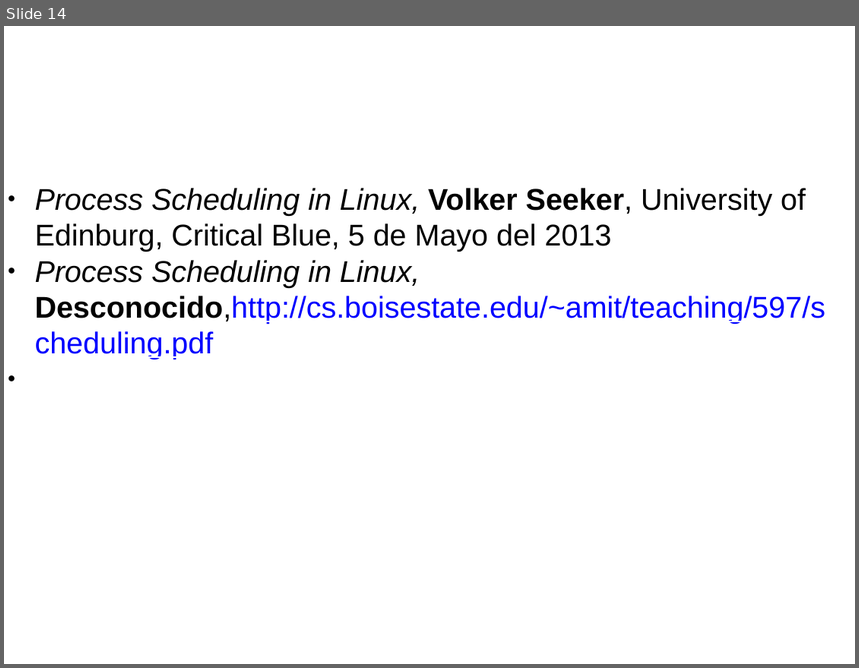
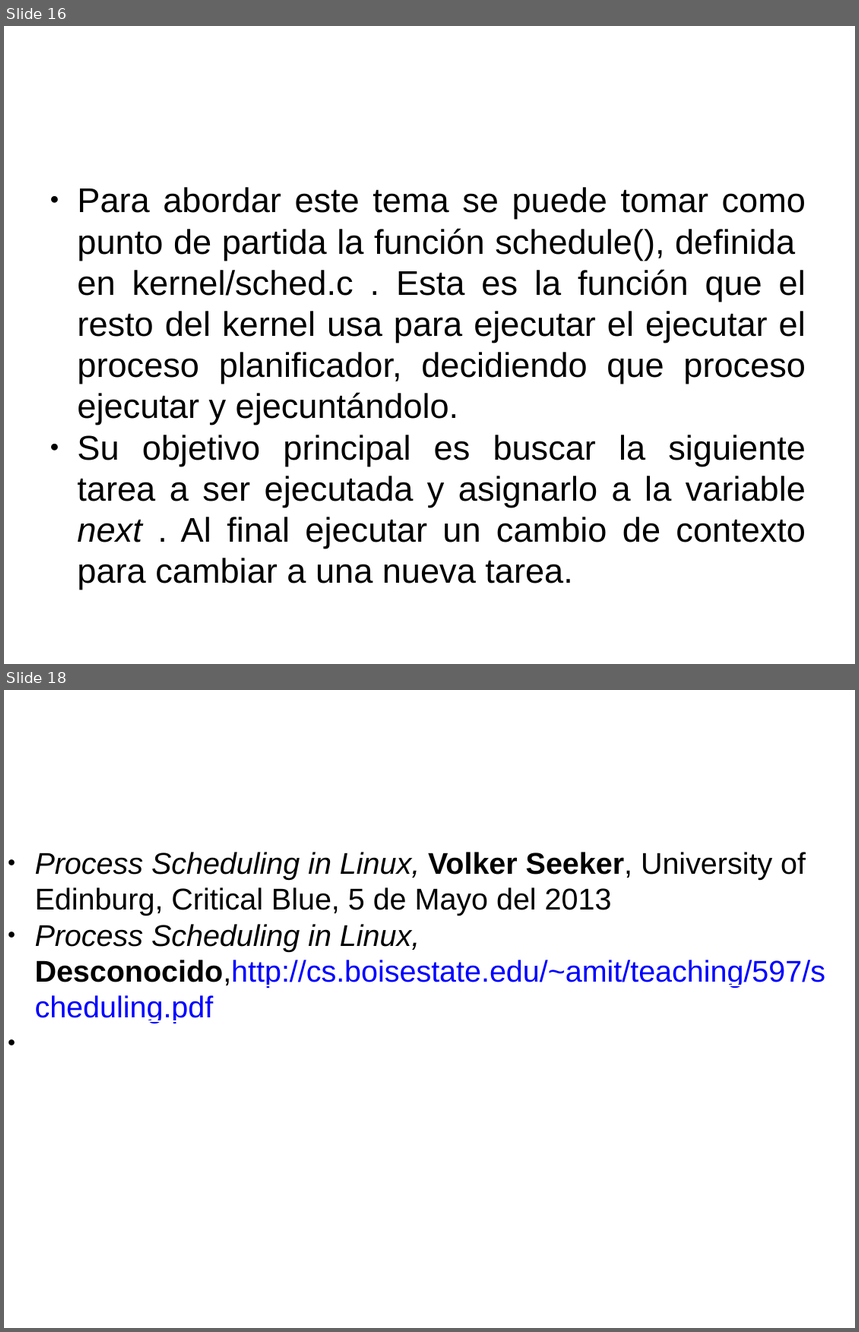
Before and after one commit to gwolf/clase-sistop-2017-01, a slide deck: exposiciones/planificadorCFS/planificadorCFS.pptx. Shown one above the other, each under a label of ours: slide 14 before the commit, slides 16 and 18 after it; the slides between them are not shown. The pictures are 859x668 and 859x1332 pixels, drawn with LibreOffice and Linux fonts; fonts in the diff are those of the drawing; background and template pictures are left out. Boxes give left, top, right and bottom in pixels: in the first picture for what was removed or moved away, otherwise in the second. Text is boxed around its words. In the diff, an @@ line names an element or a change of style, - is before the commit and + after.

```diff
--- a/exposiciones/planificadorCFS/planificadorCFS.pptx
+++ b/exposiciones/planificadorCFS/planificadorCFS.pptx
@@ slide 16 added at (4, 26, 855, 664), background #FFFFFF @@
@@ text added at (77, 187, 806, 590), 32 pt, text #000000 @@
+● Para abordar este tema se puede tomar como punto de partida la función schedule(), definida en kernel/sched.c . Esta es la función que el resto del kernel usa para ejecutar el ejecutar el proceso planificador, decidiendo que proceso ejecutar y ejecuntándolo.
+● Su objetivo principal es buscar la siguiente tarea a ser ejecutada y asignarlo a la variable next . Al final ejecutar un cambio de contexto para cambiar a una nueva tarea.
@@ text added at (165, 270, 806, 384), 40 pt, text #FFFFFF @@
+4 El esqueleto del planificador
@@ what was slide 14 is now slide 18 @@
```
Also in this commit, not shown: 2 slides changed, 3 other slides added.
